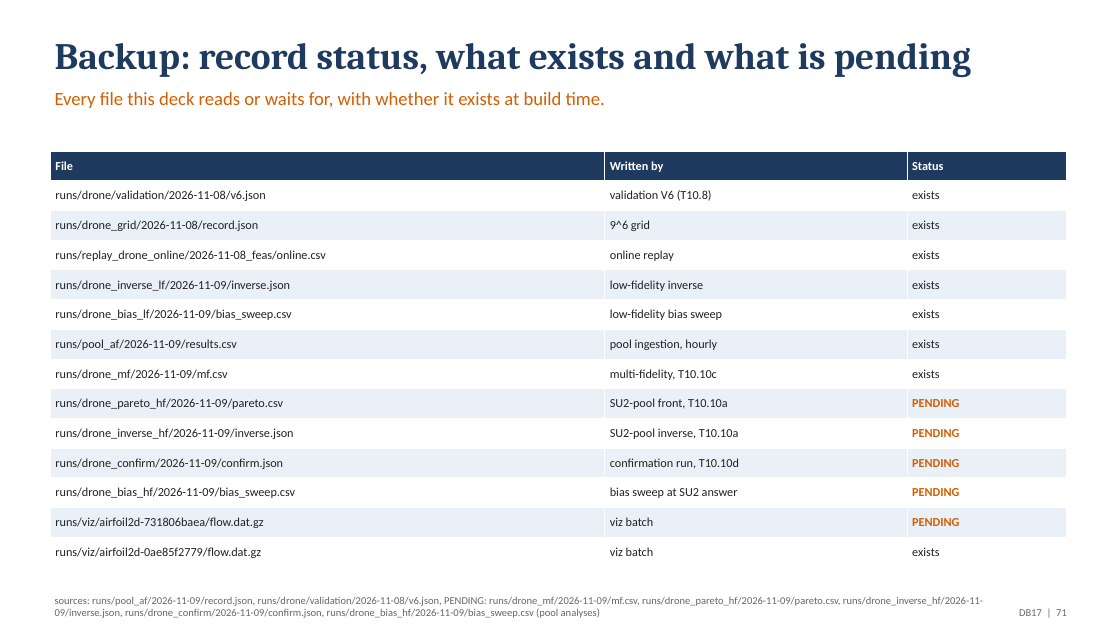
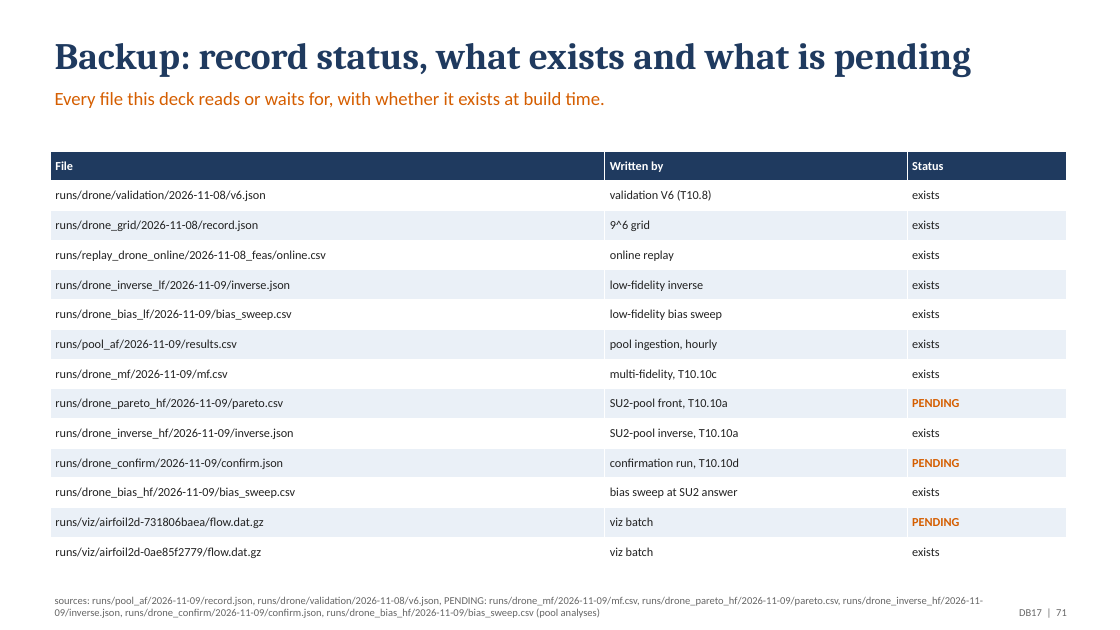
Before and after one commit to emarinhoss/ai-engineering, a slide deck: slide 71 of docs/talk/deck_drone.pptx. Drawn at 1120x630 pixels with LibreOffice and Linux fonts; fonts in the diff are those of the drawing. Boxes give left, top, right and bottom in pixels: in the first picture for what was removed or moved away, otherwise in the second. Text is boxed around its words. In the diff, an @@ line names an element or a change of style, - is before the commit and + after.

```diff
--- a/docs/talk/deck_drone.pptx
+++ b/docs/talk/deck_drone.pptx
@@ table at (50, 151, 1067, 567) @@
-row 10, column 3: PENDING
+row 10, column 3: exists
-row 12, column 3: PENDING
+row 12, column 3: exists
```
Also in this commit, not shown: 4 other slides changed, 3 other files.
